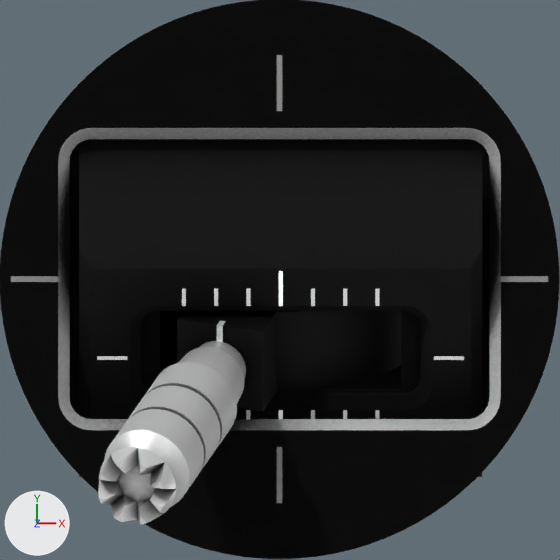
The Blender file sticks/default/gimble-model.blend, before and after one commit.
Both versions are drawn from the file's camera 'Camera'. The axes (+X, +Y, +Z) are drawn at lower left. The lights are the same throughout.

In view in the first picture: 'Gimbal', 'GimbalCover', 'Stick'.
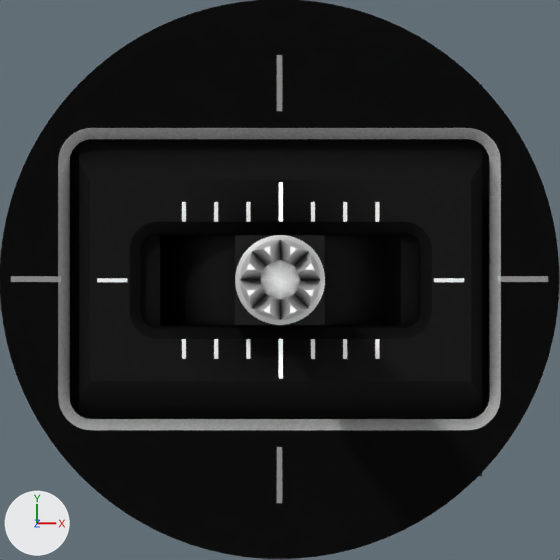
What differs and where, as boxes (x1, y1, x2, y2) in the pictures (560 x 560 px):
```json
{"object": "Gimbal", "change": "turned", "before": [79, 139, 482, 477], "after": [79, 84, 482, 476]}
{"object": "Stick", "change": "turned", "before": [98, 311, 401, 525], "after": [160, 235, 401, 325]}
```

The change, as JSON lines over the scene's bpy script:
```json
{"op": "set", "path": "ob_gimbal.rotation_euler", "old": "(0.478, 0.0, 0.0)", "new": "(0.0, 0.0, 0.0)", "note": "degrees (27, 0, 0) -> degrees (0, 0, 0)"}
{"op": "set", "path": "ob_stick.rotation_euler", "old": "(0.0, -0.312, 0.0)", "new": "(0.0, 0.0, 0.0)", "note": "degrees (0, -18, 0) -> degrees (0, 0, 0)"}
```
